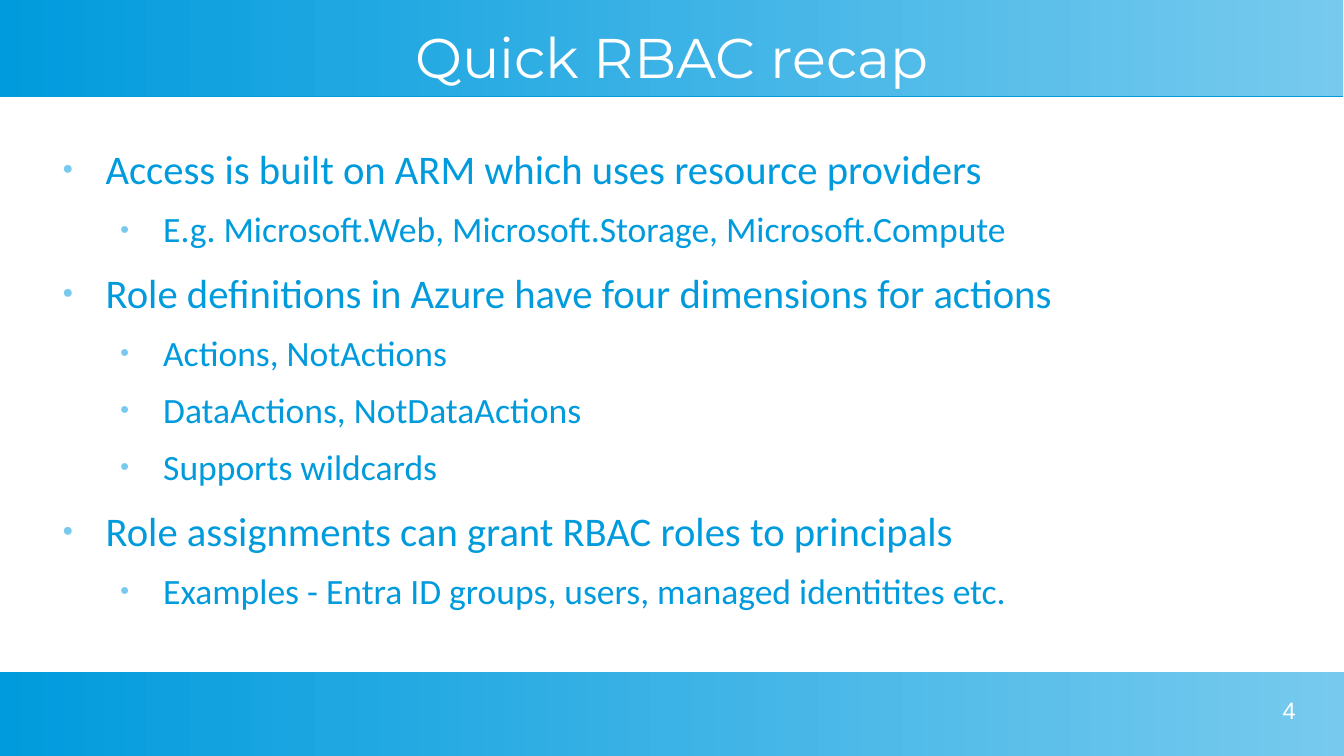
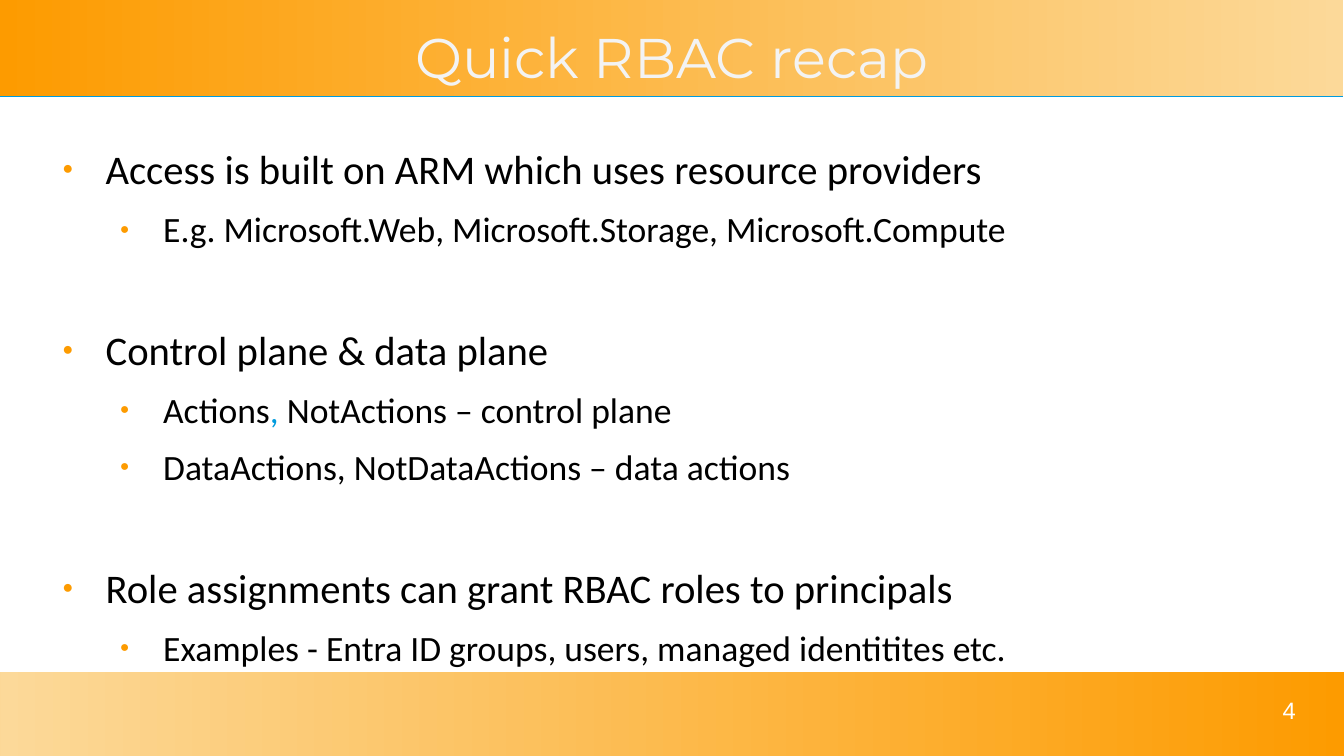
Before and after one commit to solomson/solom.tech, a slide deck: slide 4 of assets/presentations/reducing-azure-risk.odp. Drawn at 1344x756 pixels with LibreOffice and Linux fonts; fonts in the diff are those of the drawing. Boxes give left, top, right and bottom in pixels: in the first picture for what was removed or moved away, otherwise in the second. Text is boxed around its words. In the diff, an @@ line names an element or a change of style, - is before the commit and + after.

```diff
--- a/assets/presentations/reducing-azure-risk.odp
+++ b/assets/presentations/reducing-azure-risk.odp
@@ rectangle at [0, 0, 1344, 96]: fill gradient #77CAEE to #75C9EE to #73C9ED to #71C8ED to #6FC7ED to #6EC6ED to gradient #FCD999 to #FD9B00 @@
@@ title "Quick RBAC recap" at [415, 36, 929, 89]: text colour #FFFFFF to #F3F3F3 @@
@@ text at [106, 155, 1006, 667]: text colour #009BDD to #000000 in "Access is built on ARM which uses ...", "E.g. Microsoft.Web, Microsoft.Storage, Microsoft.Compute", "Role assignments can grant RBAC roles to ...", "Examples - Entra ID groups, users, managed ..."; bullet colour #77CAEE to #FD9B00 @@
@@ text at [106, 336, 790, 485]: text changed; text colour #009BDD to #000000 @@
-● Role definitions in Azure have four dimensions for actions
-  ● Actions, NotActions
-  ● DataActions, NotDataActions
-  ● Supports wildcards
+● Control plane & data plane
+  ● Actions, NotActions – control plane
+  ● DataActions, NotDataActions – data actions
@@ rectangle at [0, 672, 1344, 756]: fill gradient #77CAEE to #75C9EE to #73C9ED to #71C8ED to #6FC7ED to #6EC6ED to gradient #FD9B00 to #FCD999 @@
```
Also in this commit, not shown: 22 other slides changed, 1 slide added, 3 other files.
